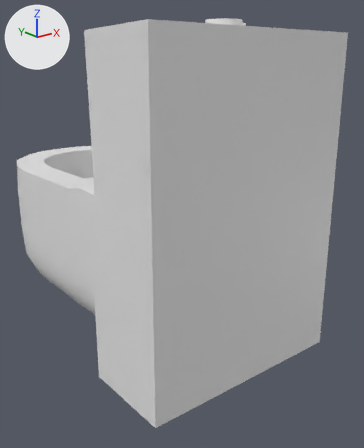
The FBX model Assets/EchoesOfMutations/Mapa/ObjetosFabrica/Inodoro.fbx: old version first, new version second.
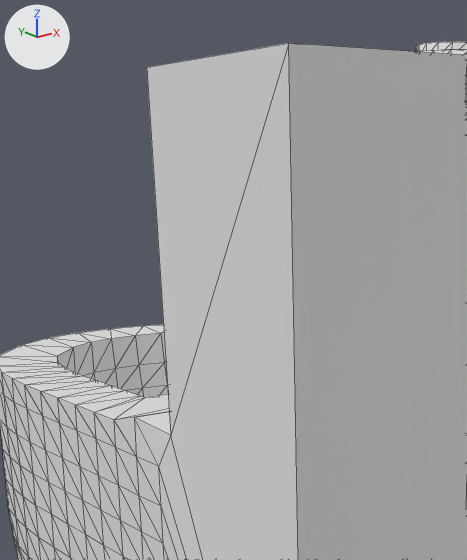
Old and new are each drawn whole from a 50 mm lens placed at (51.972, -25.313, 1.042), pointed at (53.009, -24.016, 0.523) and again close up on the part from 5% to 63% of the width and 0% to 56% of the height. Every picture has the same lights, and +X, +Y and +Z are marked at upper left. The older version's two pictures come first. The close-ups show mesh edges as thin lines. Where no turn or scale is listed for an object, it has been applied to the vertices.

The older version as bpy lines, for what is in view:
```python
me_mesh = bpy.data.meshes.new('Mesh')
me_mesh.from_pydata(...)  # 752 vertices, 1492 faces; spans x -5.157..-4.477, y -0.456..0.628, z -1.748..-0.759
ob_inodoro = bpy.data.objects.new('Inodoro', me_mesh)
ob_inodoro.location = (57.742, -23.979, 1.913)
```
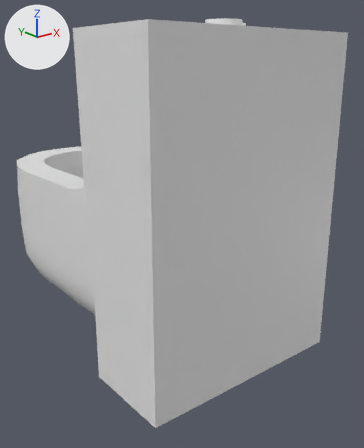
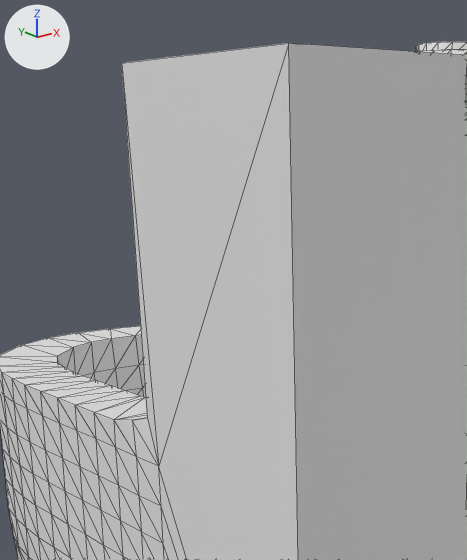
Where the newer file only moved an object's origin or applied its transform, the numbers keep the older frame.

The change, as a list of edits to the scene's bpy script:
```text
Change me_mesh:
    where me_mesh.from_pydata(...)  # 752 vertices, 1492 faces; spans x -5.157..-4.477, y -0.456..0.628, z -1.748..-0.759
    used by ob_inodoro; location = (57.742, -23.979, 1.913)
    me_mesh part 1
    me_mesh.vertices[5].co: (-5.157, -0.199, -0.79) -> (-5.157, -0.143, -0.783)  # pixel (146, 67) -> pixel (121, 63)
    me_mesh.vertices[8].co: (-5.149, -0.194, -1.192) -> (-5.149, -0.138, -1.182)  # pixel (170, 435) -> pixel (147, 417)
    me_mesh.vertices[158].co: (-5.154, -0.114, -1.185) -> (-5.154, -0.109, -1.189)  # pixel (134, 417) -> pixel (132, 420)
```

Changed parts and their boxes [x1, y1, x2, y2] in the close-ups (467 x 560 px; the box of a moved part takes in the faces that stretch with it):
part 1 of me_mesh, moved or reshaped
    before: [114, 43, 298, 560]
    after: [114, 43, 288, 466]
